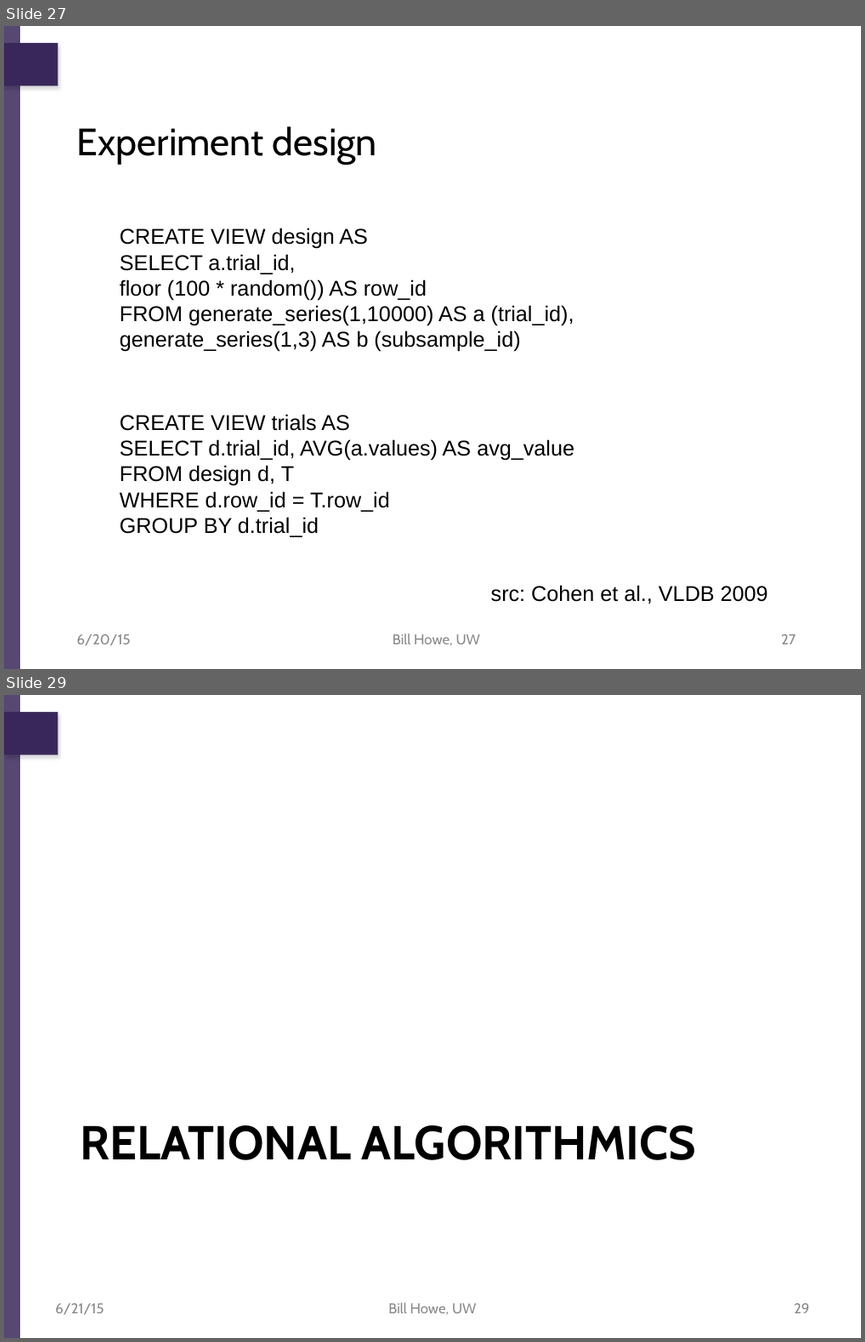
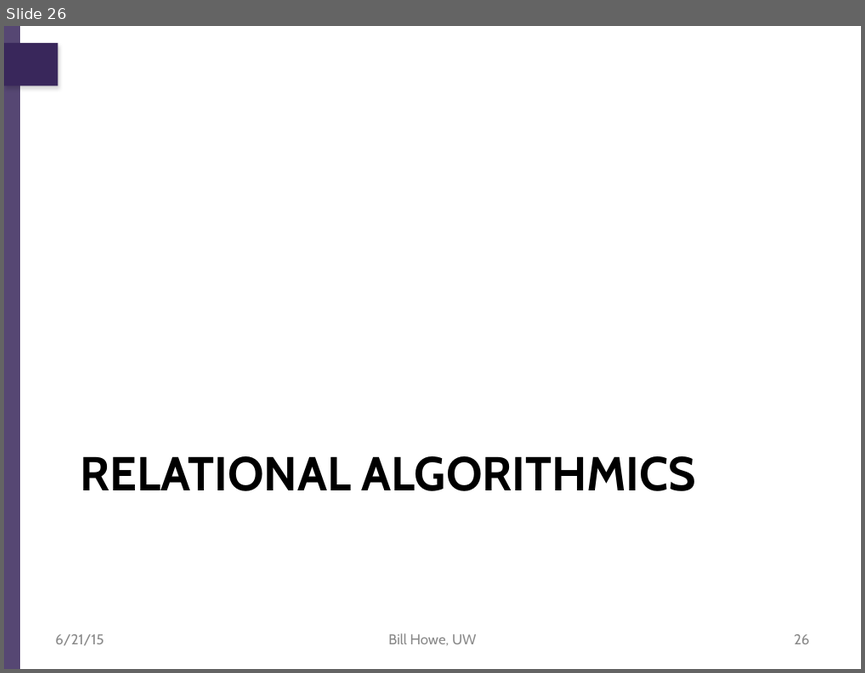
Before and after one commit to billhowe/datasci_course_materials, a slide deck: day1_data_management/part1_relational/03_relational_data_science.pptx. Shown one above the other, each under a label of ours: slides 27 and 29 before the commit, slide 26 after it; the slides between them are not shown. The pictures are 865x1342 and 865x673 pixels, drawn with LibreOffice and Linux fonts; fonts in the diff are those of the drawing; background and template pictures are left out. Boxes give left, top, right and bottom in pixels: in the first picture for what was removed or moved away, otherwise in the second. Text is boxed around its words. In the diff, an @@ line names an element or a change of style, - is before the commit and + after.

```diff
--- a/day1_data_management/part1_relational/03_relational_data_science.pptx
+++ b/day1_data_management/part1_relational/03_relational_data_science.pptx
@@ slide 27 removed at <box>4,26,861,669</box>, background #FFFFFF; not listed: 2 template elements that a slide beside it also shows @@
@@ title removed at <box>77,126,377,164</box> @@
-Experiment design
@@ text removed at <box>120,227,574,352</box> @@
-CREATE VIEW design AS
-SELECT a.trial_id,
-floor (100 * random()) AS row_id
-FROM generate_series(1,10000) AS a (trial_id),
-generate_series(1,3) AS b (subsample_id)
@@ text removed at <box>120,414,574,537</box> @@
-CREATE VIEW trials AS
-SELECT d.trial_id, AVG(a.values) AS avg_value
-FROM design d, T
-WHERE d.row_id = T.row_id
-GROUP BY d.trial_id
@@ text removed at <box>491,584,768,604</box> @@
-src: Cohen et al., VLDB 2009
@@ text removed at <box>77,634,131,646</box> @@
-6/20/15
@@ text removed at <box>392,633,480,646</box> @@
-Bill Howe, UW
@@ page number removed at <box>781,634,795,644</box> @@
-27
@@ what was slide 29 is now slide 26 @@
@@ page number at <box>794,634,809,644</box>: text changed @@
-29
+26
```
Also in this commit, not shown: 17 slides changed, 6 slides added, 4 other slides removed, 39 other files.
